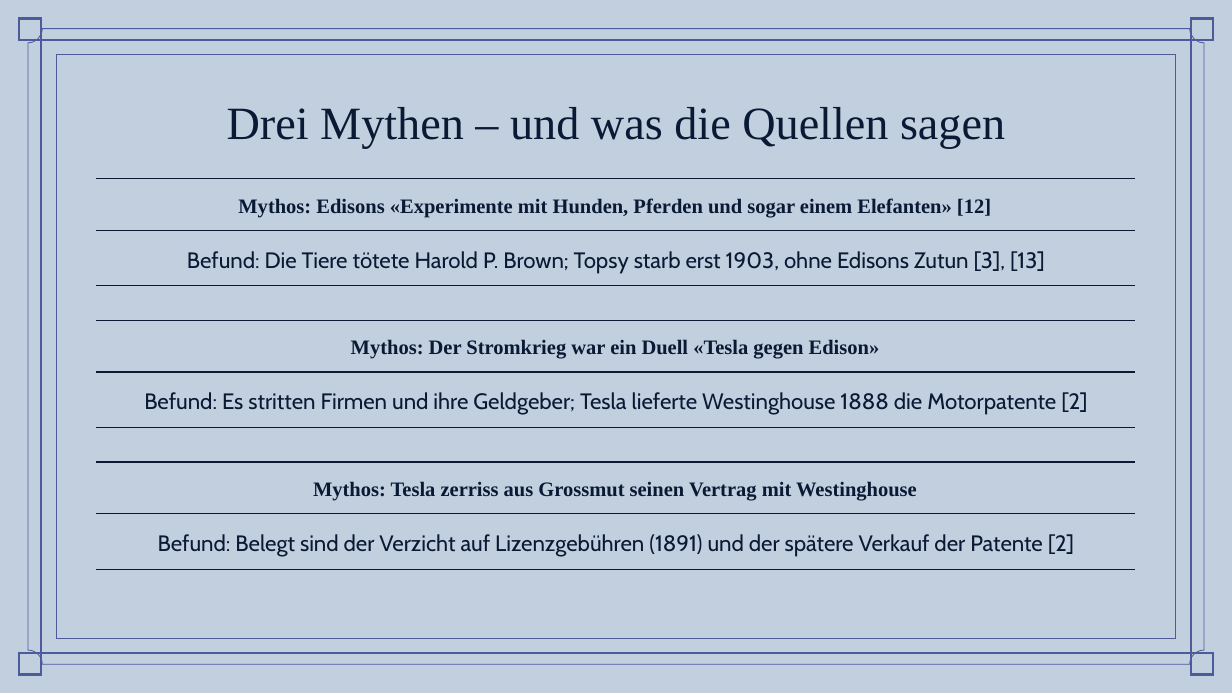
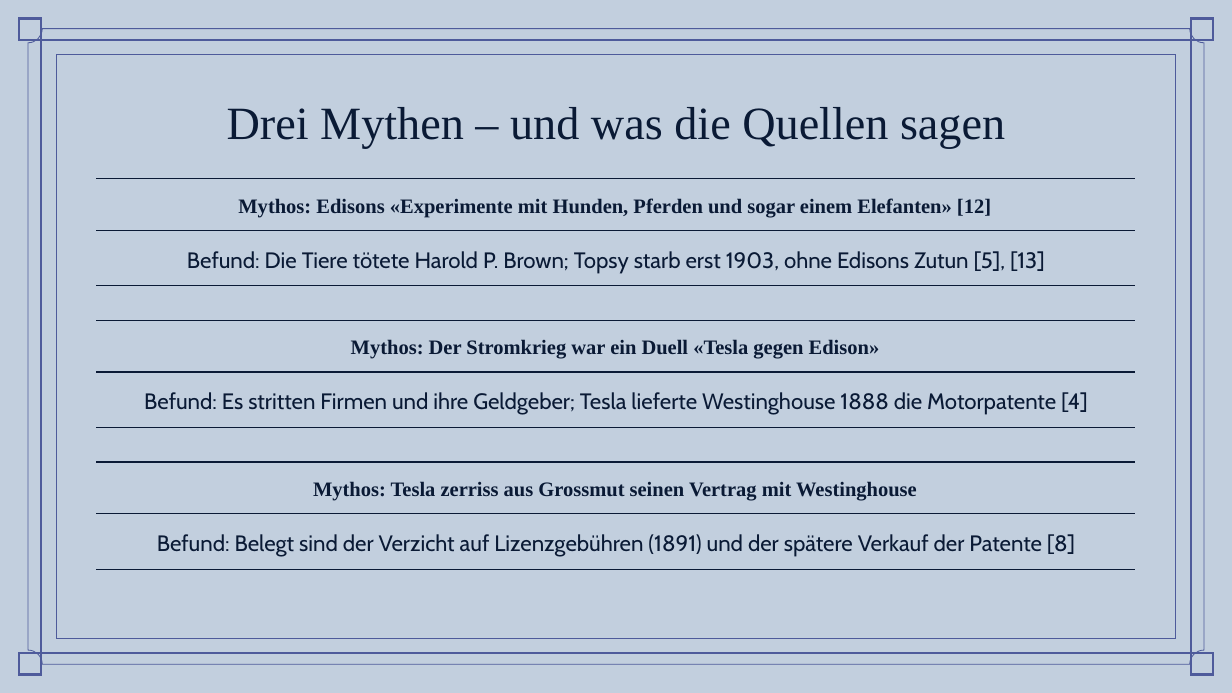
Before and after one commit to simonbruder-hub/Edison_vs_Westinghouse, a slide deck: slide 13 of abgabe/Praesentation_Stromkrieg_Bruder.pptx (slide 12 before the commit). Drawn at 1232x693 pixels with LibreOffice and Linux fonts; fonts in the diff are those of the drawing; background and template pictures are left out. Boxes give left, top, right and bottom in pixels: in the first picture for what was removed or moved away, otherwise in the second. Text is boxed around its words. In the diff, an @@ line names an element or a change of style, - is before the commit and + after.

```diff
--- a/abgabe/Praesentation_Stromkrieg_Bruder.pptx
+++ b/abgabe/Praesentation_Stromkrieg_Bruder.pptx
@@ table at [96, 179, 1135, 282] @@
-row 2, column 1: Befund: Die Tiere tötete Harold P. Brown; Topsy starb erst 1903, ohne Edisons Zutun [3], [13]
+row 2, column 1: Befund: Die Tiere tötete Harold P. Brown; Topsy starb erst 1903, ohne Edisons Zutun [5], [13]
@@ table at [96, 320, 1135, 424] @@
-row 2, column 1: Befund: Es stritten Firmen und ihre Geldgeber; Tesla lieferte Westinghouse 1888 die Motorpatente [2]
+row 2, column 1: Befund: Es stritten Firmen und ihre Geldgeber; Tesla lieferte Westinghouse 1888 die Motorpatente [4]
@@ table at [96, 462, 1135, 565] @@
-row 2, column 1: Befund: Belegt sind der Verzicht auf Lizenzgebühren (1891) und der spätere Verkauf der Patente [2]
+row 2, column 1: Befund: Belegt sind der Verzicht auf Lizenzgebühren (1891) und der spätere Verkauf der Patente [8]
```
Also in this commit, not shown: 12 other slides changed, 2 slides added, 8 other files.
